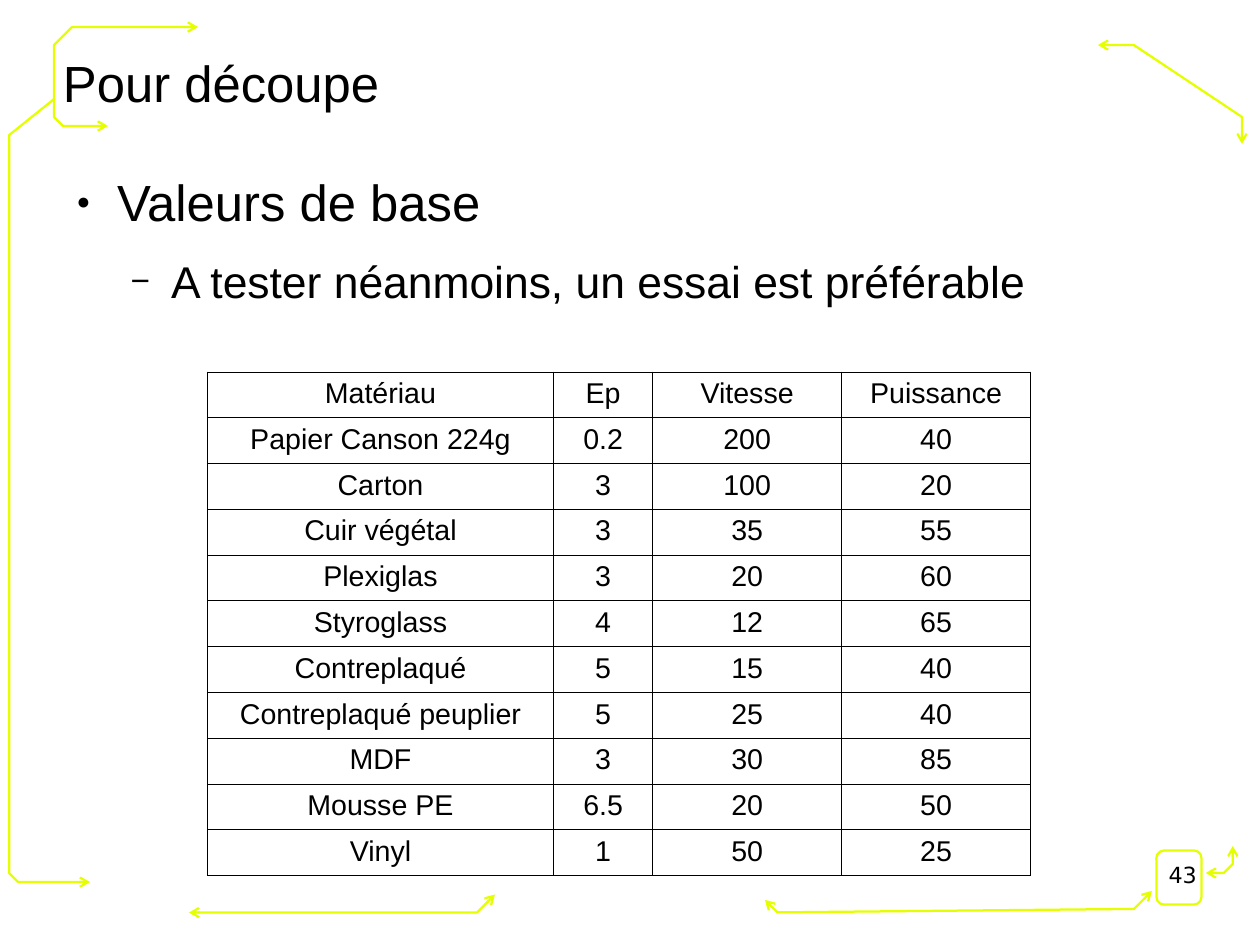
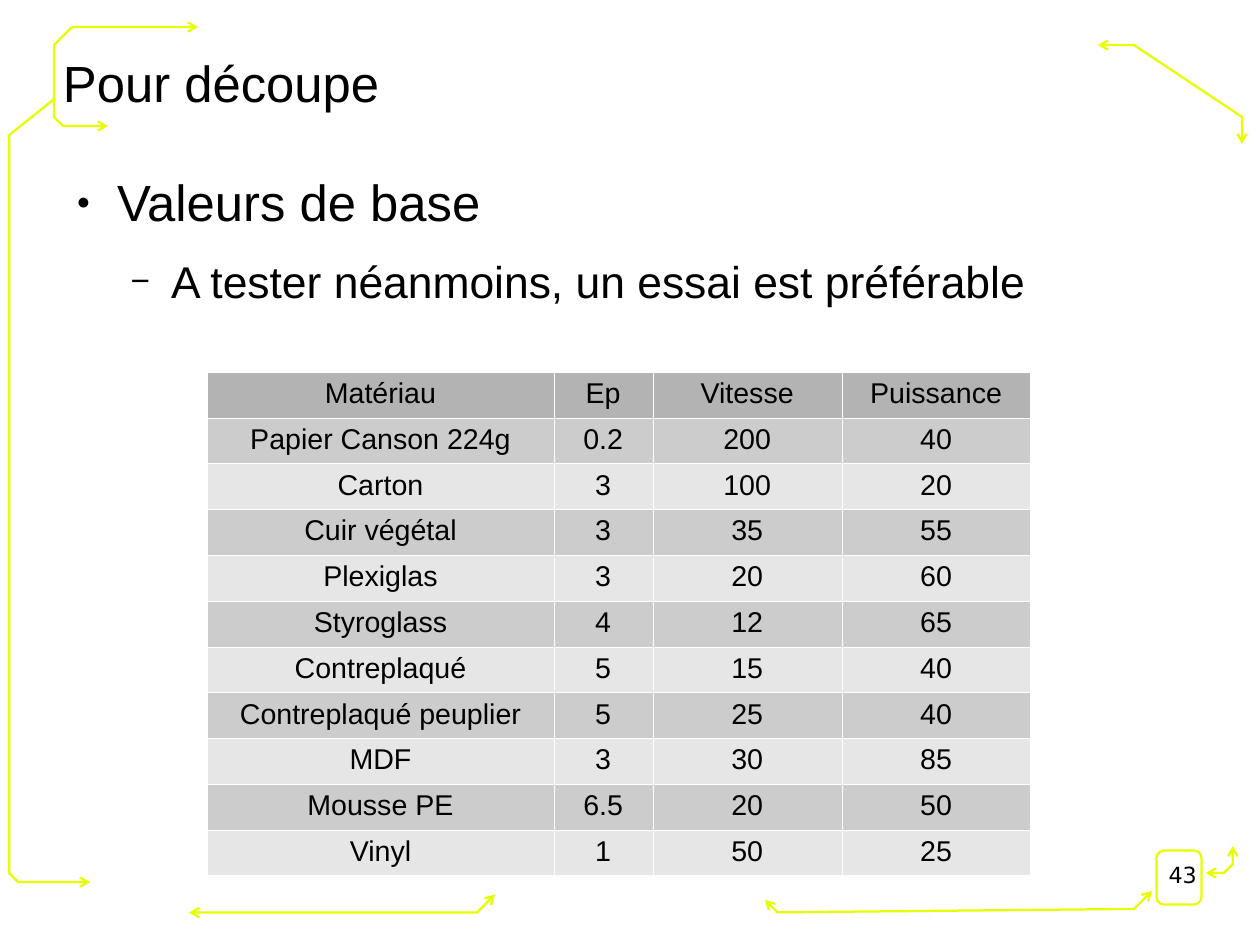
Before and after one commit to FablabLannion/Formation-Fondation-Orange, a slide deck: slide 43 of Inkscape_laser.odp. Drawn at 1260x945 pixels with LibreOffice and Linux fonts; fonts in the diff are those of the drawing; background and template pictures are left out. Boxes give left, top, right and bottom in pixels: in the first picture for what was removed or moved away, otherwise in the second. Text is boxed around its words. In the diff, an @@ line names an element or a change of style, - is before the commit and + after.

```diff
--- a/Inkscape_laser.odp
+++ b/Inkscape_laser.odp
@@ table at (x1=207, y1=372, x2=1030, y2=870) @@
@@ fill none to #B3B3B3 in row 1 @@
@@ fill none to #CCCCCC in 20 cells @@
@@ fill none to #E6E6E6 in 20 cells @@
@@ borders changed @@
```
Also in this commit, not shown: 1 other slide changed, 2 other files.
